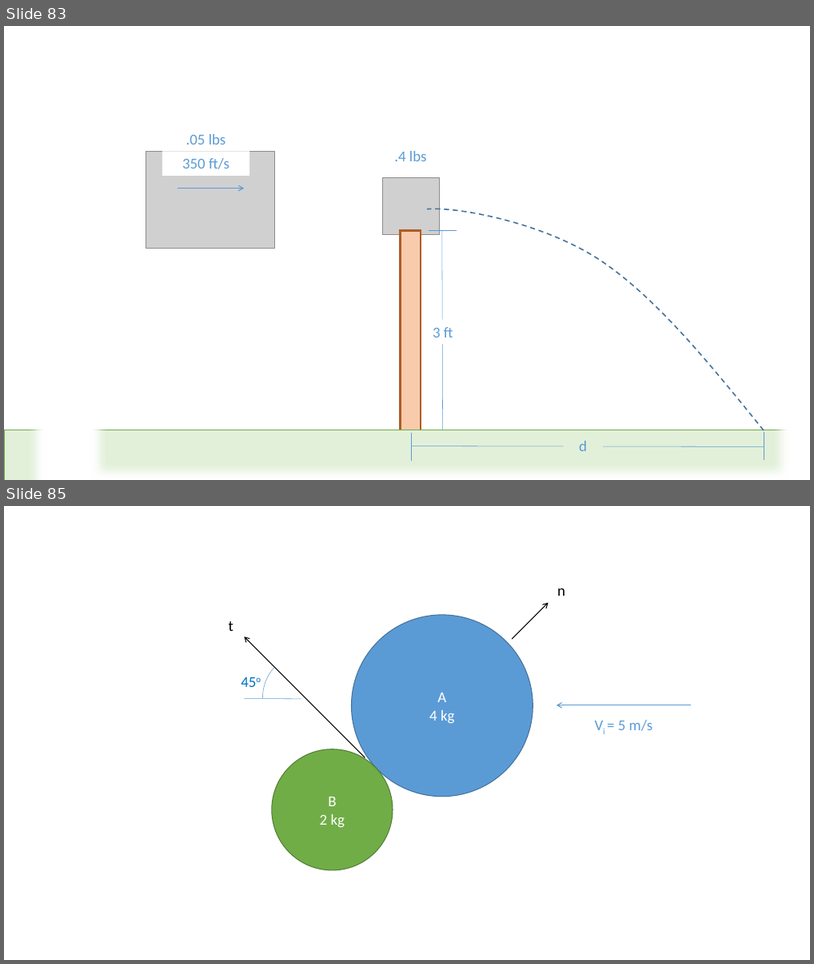
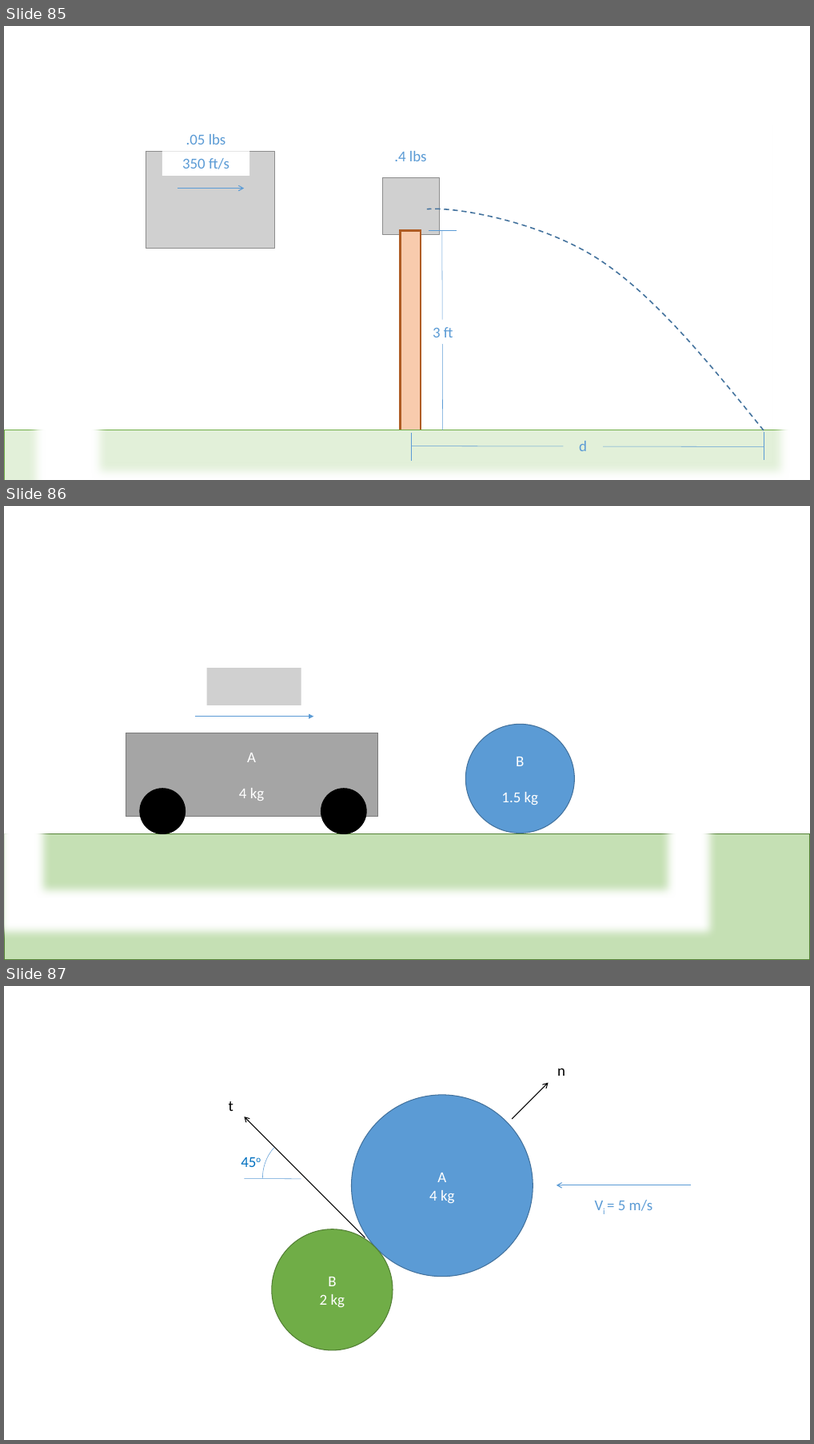
Before and after one commit to JacobMoore/mechanics_textbook, a slide deck: Homework Problems/Homework_Diagrams.pptx. Shown one above the other, each under a label of ours: slides 83 and 85 before the commit, slides 85, 86 and 87 after it; the slides between them are not shown. The pictures are 814x964 and 814x1444 pixels, drawn with LibreOffice and Linux fonts; fonts in the diff are those of the drawing; grey boxes stand for pictures. Boxes give left, top, right and bottom in pixels: in the first picture for what was removed or moved away, otherwise in the second. Text is boxed around its words. In the diff, an @@ line names an element or a change of style, - is before the commit and + after.

```diff
--- a/Homework Problems/Homework_Diagrams.pptx
+++ b/Homework Problems/Homework_Diagrams.pptx
@@ slide 86 added at box(4, 506, 810, 960), background #FFFFFF @@
@@ frame added at box(4, 583, 718, 940), fill #FFFFFF @@
@@ picture added at box(206, 668, 301, 705) @@
@@ arrow added from (195, 716) to (314, 716), #5B9BD5 0.5 pt @@
@@ rectangle added at box(126, 733, 378, 816), fill #A5A5A5, outline #7A7A7A 1 pt, 18 pt, text #FFFFFF @@
+A
+4 kg
@@ ellipse added at box(466, 724, 575, 832), fill #5B9BD5, outline #43739E 1 pt, 18 pt, text #FFFFFF @@
+B
+1.5 kg
@@ ellipse added at box(140, 788, 186, 834), fill #000000, outline #000000 1 pt @@
@@ ellipse added at box(321, 788, 366, 834), fill #000000, outline #000000 1 pt @@
@@ rectangle added at box(4, 834, 810, 960), fill #C5E0B4, outline #548235 1 pt @@
@@ what was slide 83 is now slide 85 @@
@@ what was slide 85 is now slide 87 @@
```
Also in this commit, not shown: 6 other slides added, 17 other files.
